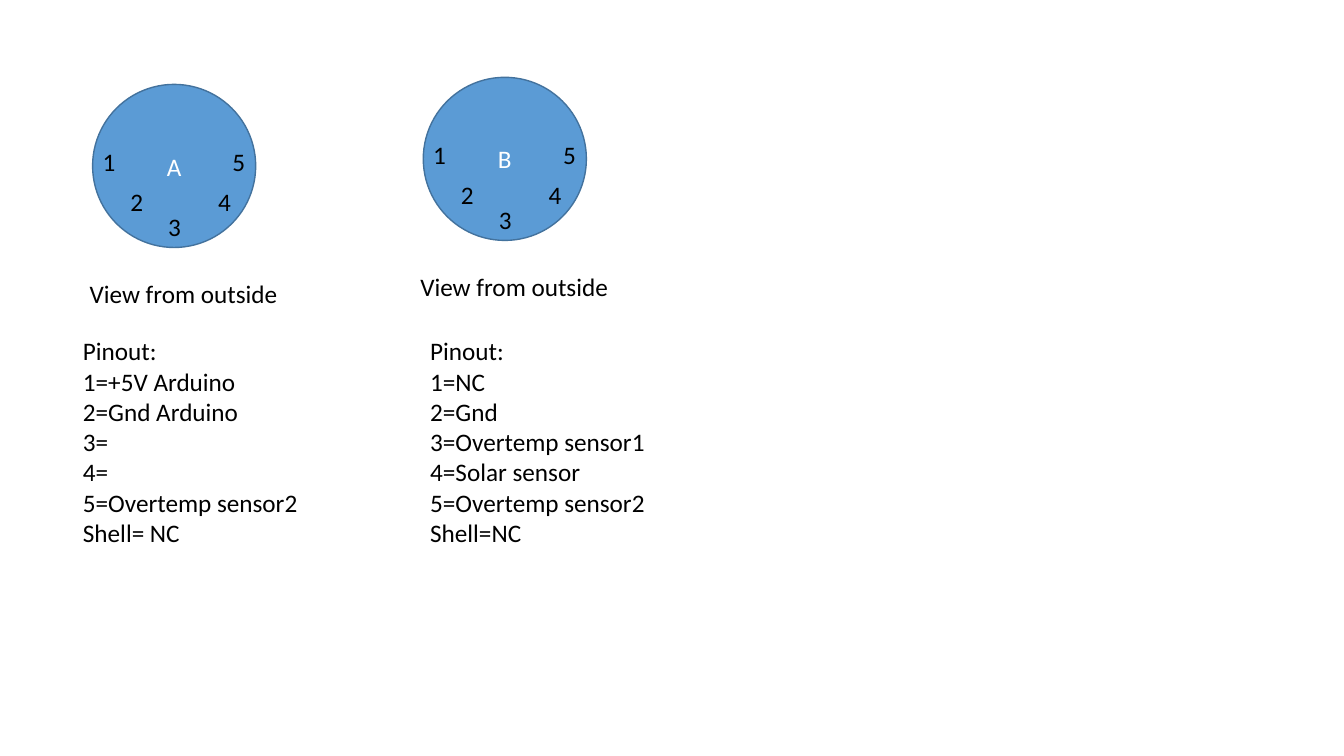
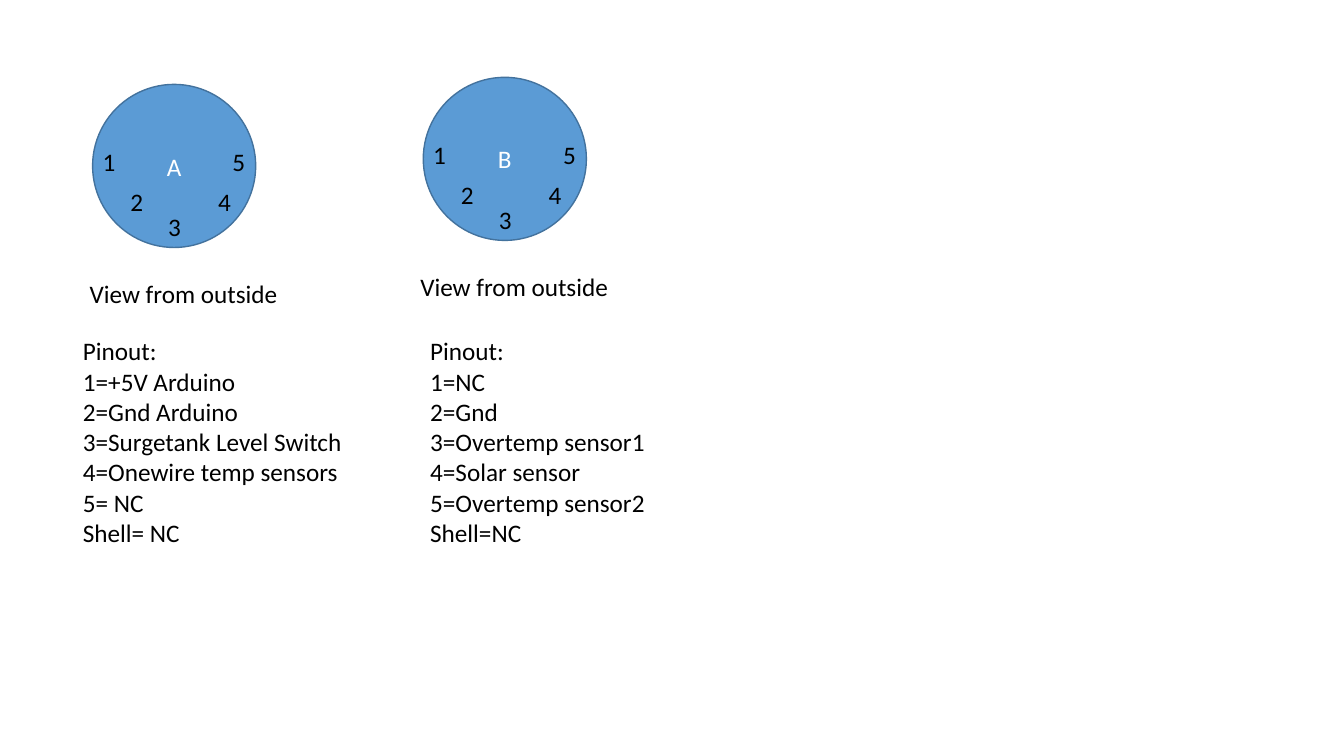
Before and after one commit to TheGreyGhost/SolarPoolHeater, a slide deck: slide 2 of circuits/Circuitry.pptx. Drawn at 1344x756 pixels with LibreOffice and Linux fonts; fonts in the diff are those of the drawing. Boxes give left, top, right and bottom in pixels: in the first picture for what was removed or moved away, otherwise in the second. Text is boxed around its words. In the diff, an @@ line names an element or a change of style, - is before the commit and + after.

```diff
--- a/circuits/Circuitry.pptx
+++ b/circuits/Circuitry.pptx
@@ text at bbox=[83, 433, 341, 512]: text changed @@
-3=
-4=
-5=Overtemp sensor2
+3=Surgetank Level Switch
+4=Onewire temp sensors
+5= NC
```
Also in this commit, not shown: 2 slides added, 3 other files.
